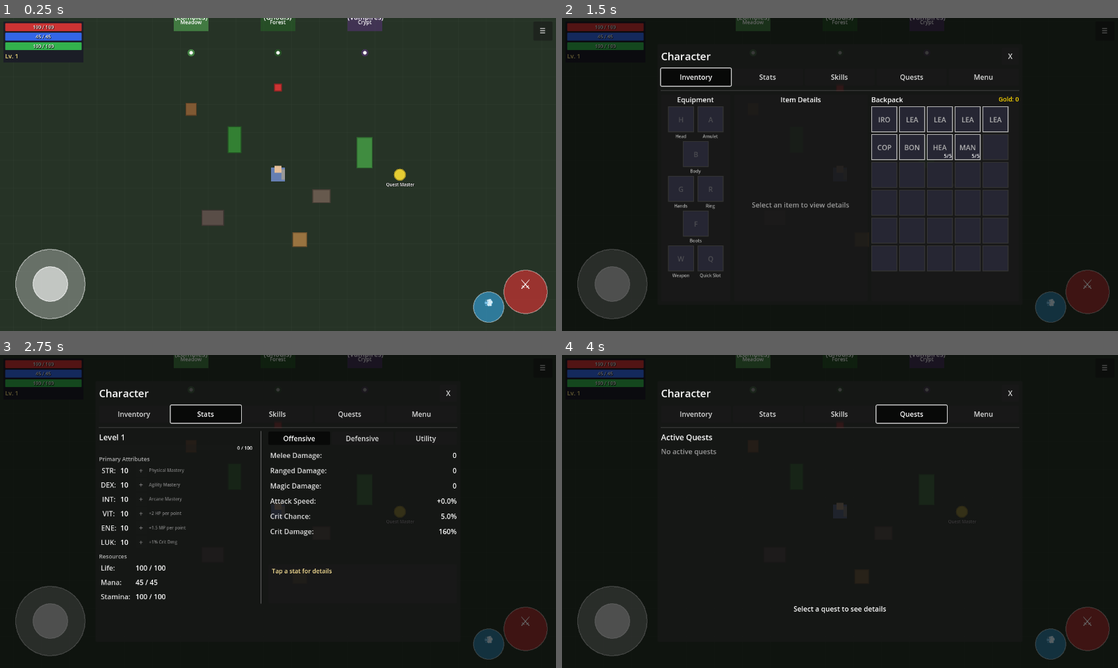
Above: before the commit, frames 1-4 (two rows, left to right).
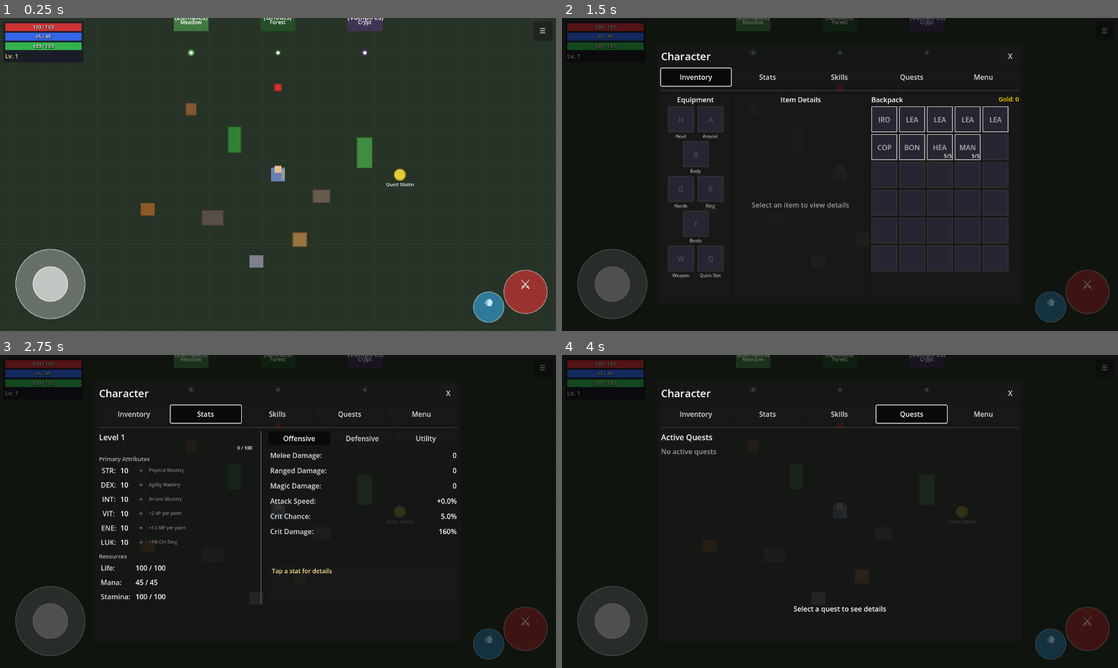
Above: after the commit, the same moments.

Repository: MatousHruska/MobileTestia
Game: Godot game, scene res://scenes/world/test_zone.tscn
Two runs of this game, one before a commit and one after it. Both use one fixed random seed, a clock stepped at 60 frames per second and the inputs below.
Inputs:
- Up to frame 1 (0.25 s): no input
- Up to frame 2 (1.5 s): click "☰" at 0.5 s; click "Inventory" at 1.25 s
- Up to frame 3 (2.75 s): click "Stats" at 2 s
- Up to frame 4 (4 s): click "Skills" at 2.75 s; click "Quests" at 3.5 s

The runs differ from the first frame. In frame 1, 0.2% of the frame differs, in the area x 25-48%, y 59-80%; in frame 2, less than 0.1%; in frame 3, less than 0.1%; in frame 4, less than 0.1%.
Error before the commit: Parse Error: Cannot infer the type of "open_color" variable because the value doesn't have a set type. (res://scripts/interactable/chest_base.gd:89)

Commit message:
Fix type inference errors for Color from dictionary lookups

Diff:
--- a/scripts/interactable/chest_base.gd
+++ b/scripts/interactable/chest_base.gd
@@ -86,8 +86,8 @@
 	current_state = ChestState.OPENING
 
 	# Visual feedback - slightly lighter color while opening
-	var open_color := TIER_COLORS[chest_tier].lightened(0.2)
-	set_visual_color(open_color)
+	var base_color: Color = TIER_COLORS[chest_tier]
+	set_visual_color(base_color.lightened(0.2))
 
 	# Brief delay for opening animation
 	await get_tree().create_timer(0.3).timeout
@@ -116,7 +116,8 @@
 	_update_interaction_prompt()
 
 	# Visual - darker, empty look
-	set_visual_color(TIER_COLORS[chest_tier].darkened(0.4))
+	var looted_color: Color = TIER_COLORS[chest_tier]
+	set_visual_color(looted_color.darkened(0.4))
 
 	chest_looted.emit()
 	Debug.info("Chest", "Looted %s chest" % TIER_NAMES[chest_tier])
@@ -242,10 +243,11 @@
 
 ## Force chest to opened state (for loading saved games)
 func set_opened(looted: bool = true) -> void:
+	var color: Color = TIER_COLORS[chest_tier]
 	if looted:
 		current_state = ChestState.LOOTED
-		set_visual_color(TIER_COLORS[chest_tier].darkened(0.4))
+		set_visual_color(color.darkened(0.4))
 	else:
 		current_state = ChestState.OPEN
-		set_visual_color(TIER_COLORS[chest_tier].lightened(0.2))
-	_update_interaction_prompt()
+		set_visual_color(color.lightened(0.2))
+	_update_interaction_prompt()
